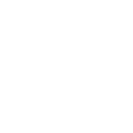
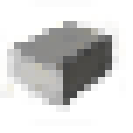
Two versions of the same layered image (133 × 133). Layer-by-layer changes:
added layer "sr_illum" above "sr_prismatic_crystals" over 0, 0, 126, 126
